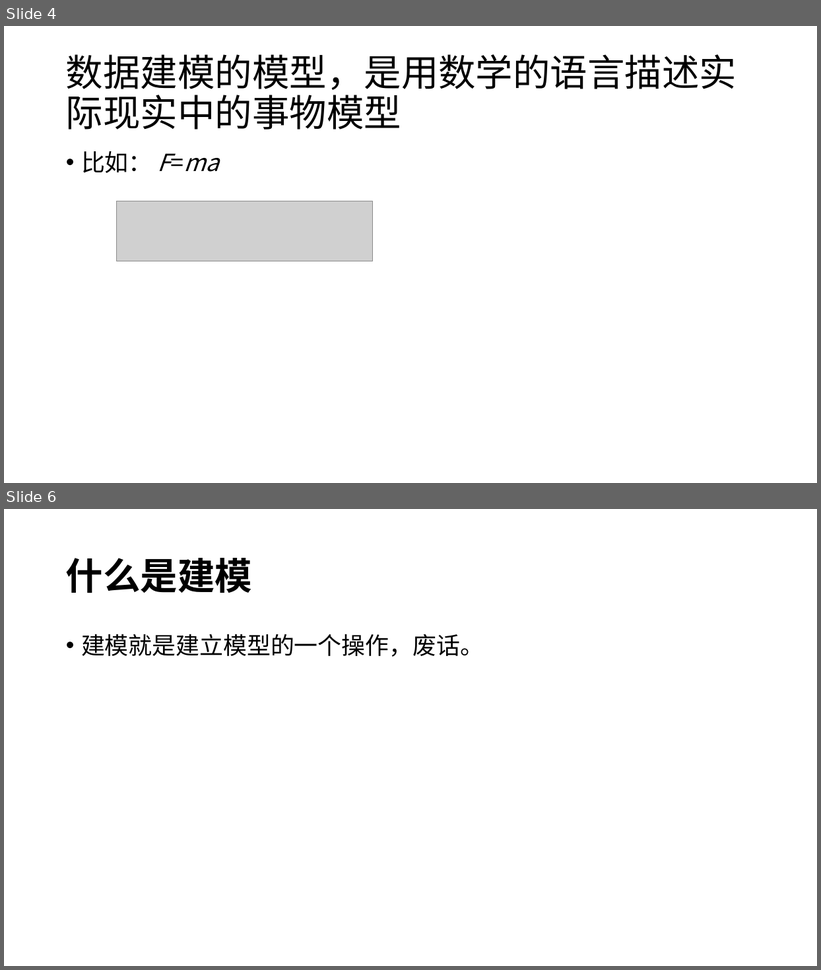
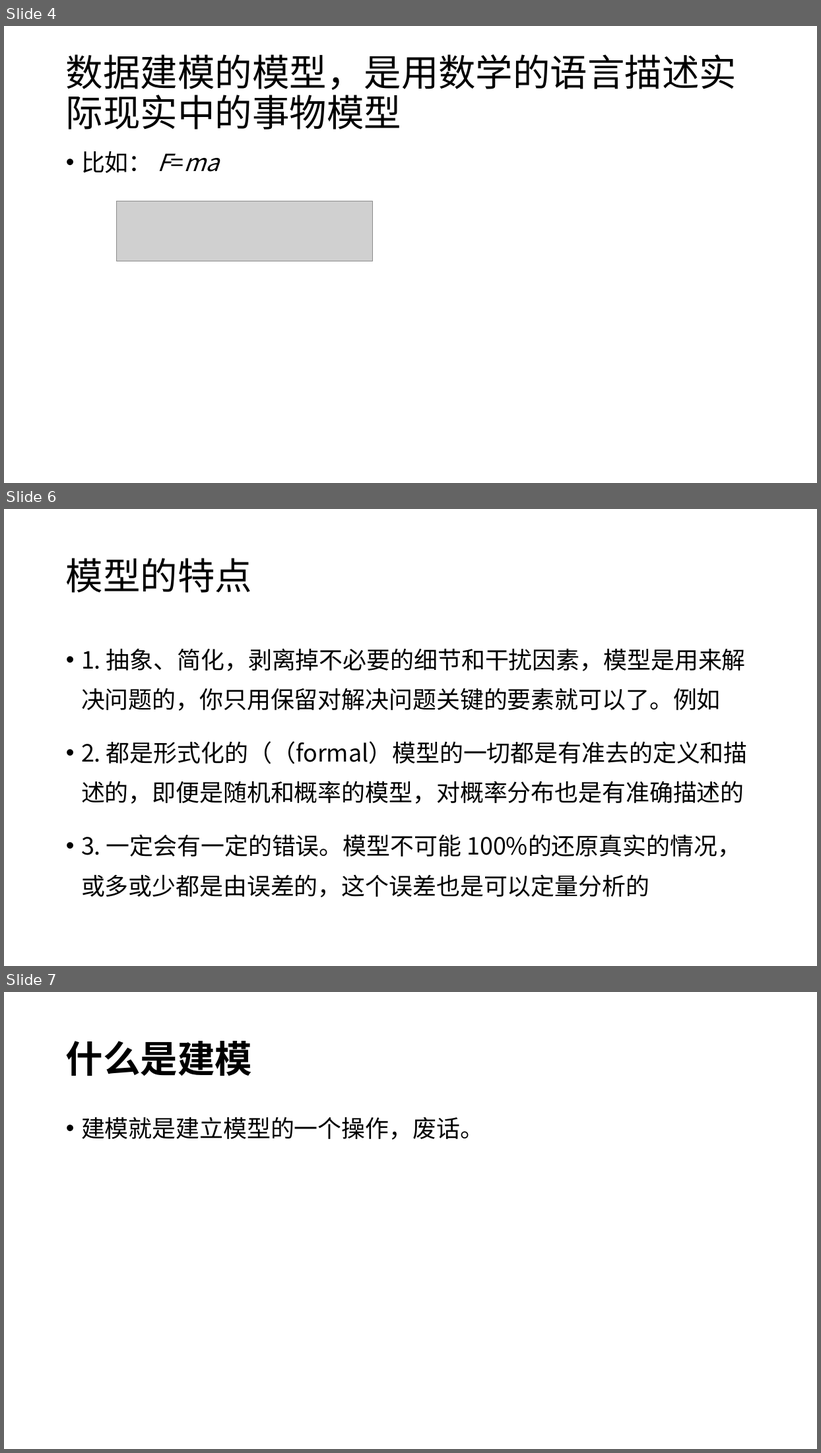
Before and after one commit to the-real-jushen/SimModling2021, a slide deck: Lecture1/电气工程建模与仿真.pptx. Shown one above the other, each under a label of ours: slides 4 and 6 before the commit, slides 4, 6 and 7 after it; the slides between them are not shown. The pictures are 821x970 and 821x1453 pixels, drawn with LibreOffice and Linux fonts; fonts in the diff are those of the drawing; grey boxes stand for pictures. Boxes give left, top, right and bottom in pixels: in the first picture for what was removed or moved away, otherwise in the second. Text is boxed around its words. In the diff, an @@ line names an element or a change of style, - is before the commit and + after.

```diff
--- a/Lecture1/电气工程建模与仿真.pptx
+++ b/Lecture1/电气工程建模与仿真.pptx
@@ slide 6 added at (4, 509, 817, 966), background #FFFFFF @@
@@ title added at (66, 558, 252, 593), 44 pt, text #000000 @@
+模型的特点
@@ text added at (81, 648, 748, 898), 28 pt, text #000000 @@
+• 1. 抽象、简化，剥离掉不必要的细节和干扰因素，模型是用来解决问题的，你只用保留对解决问题关键的要素就可以了。例如
+• 2. 都是形式化的（（formal）模型的一切都是有准去的定义和描述的，即便是随机和概率的模型，对概率分布也是有准确描述的
+• 3. 一定会有一定的错误。模型不可能 100%的还原真实的情况，或多或少都是由误差的，这个误差也是可以定量分析的
@@ what was slide 6 is now slide 7 @@
```
Also in this commit, not shown: 1 slide changed, 9 other files.
